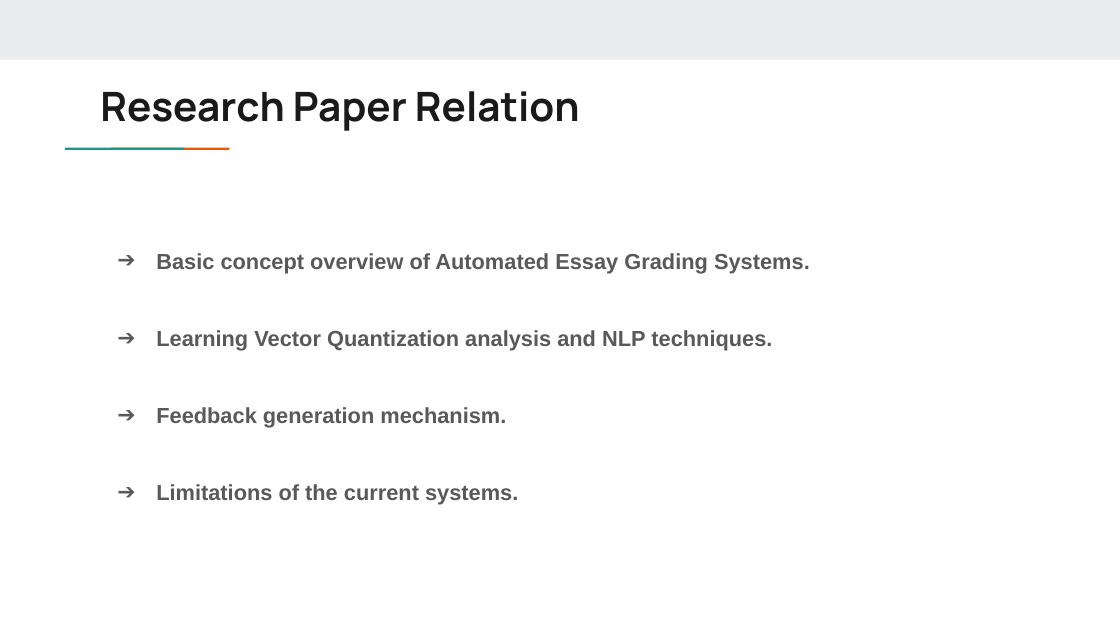
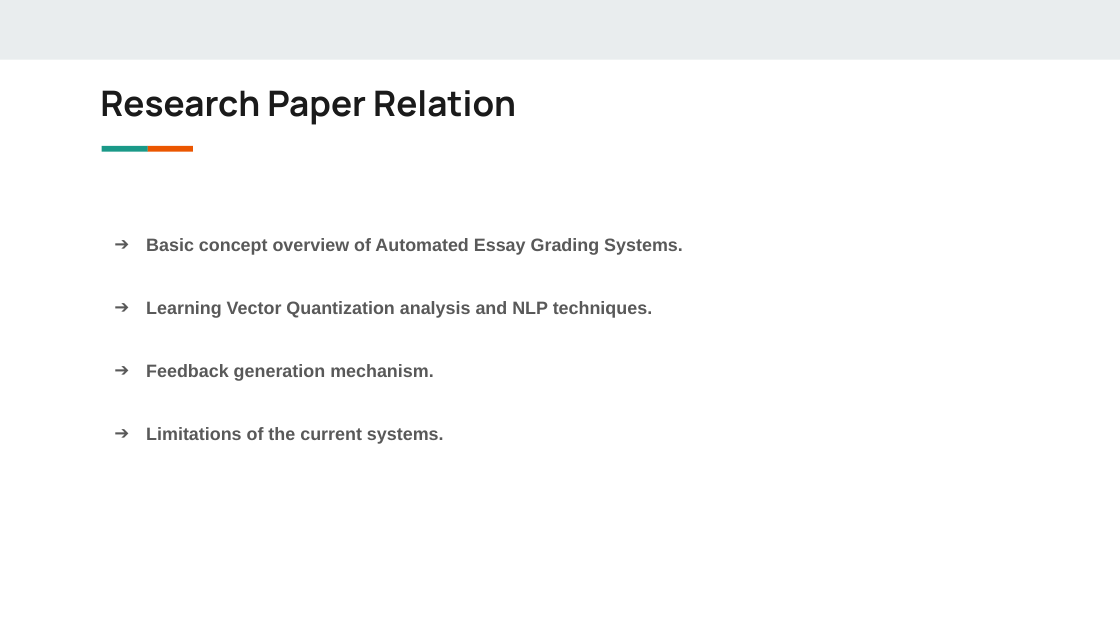
Before and after one commit to foramhshah/Automated-Essay-Grading-System-Group-23-, a slide deck: slide 5 of BE Project Topic Approval Presentation.pptx. Drawn at 1120x630 pixels with LibreOffice and Linux fonts; fonts in the diff are those of the drawing. Boxes give left, top, right and bottom in pixels: in the first picture for what was removed or moved away, otherwise in the second. Text is boxed around its words. In the diff, an @@ line names an element or a change of style, - is before the commit and + after.

```diff
--- a/BE Project Topic Approval Presentation.pptx
+++ b/BE Project Topic Approval Presentation.pptx
@@ title "Research Paper Relation" at [100, 90, 516, 125]: size 26 to 22.6 pt @@
@@ text "Basic concept overview of Automated ..." at [146, 238, 683, 444]: size 14 to 11.5 pt; indent changed; less space between paragraphs @@
```
Also in this commit, not shown: 7 other slides changed, 1 slide added.
